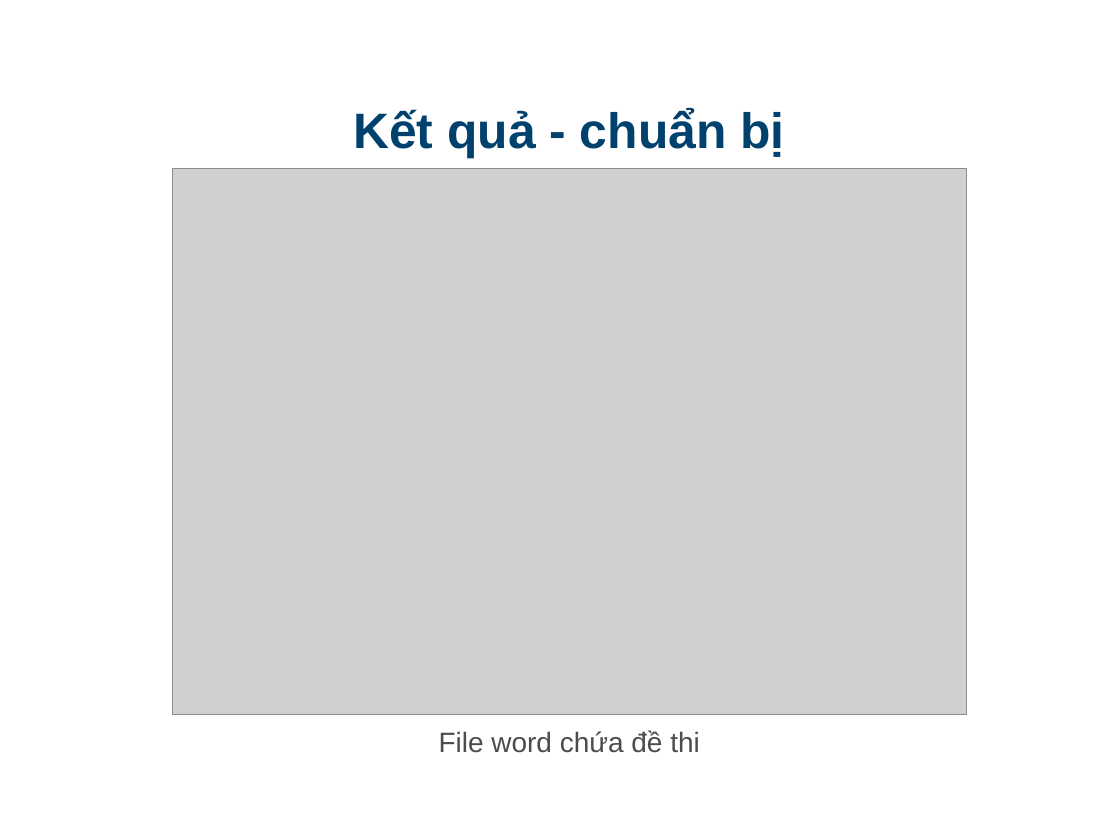
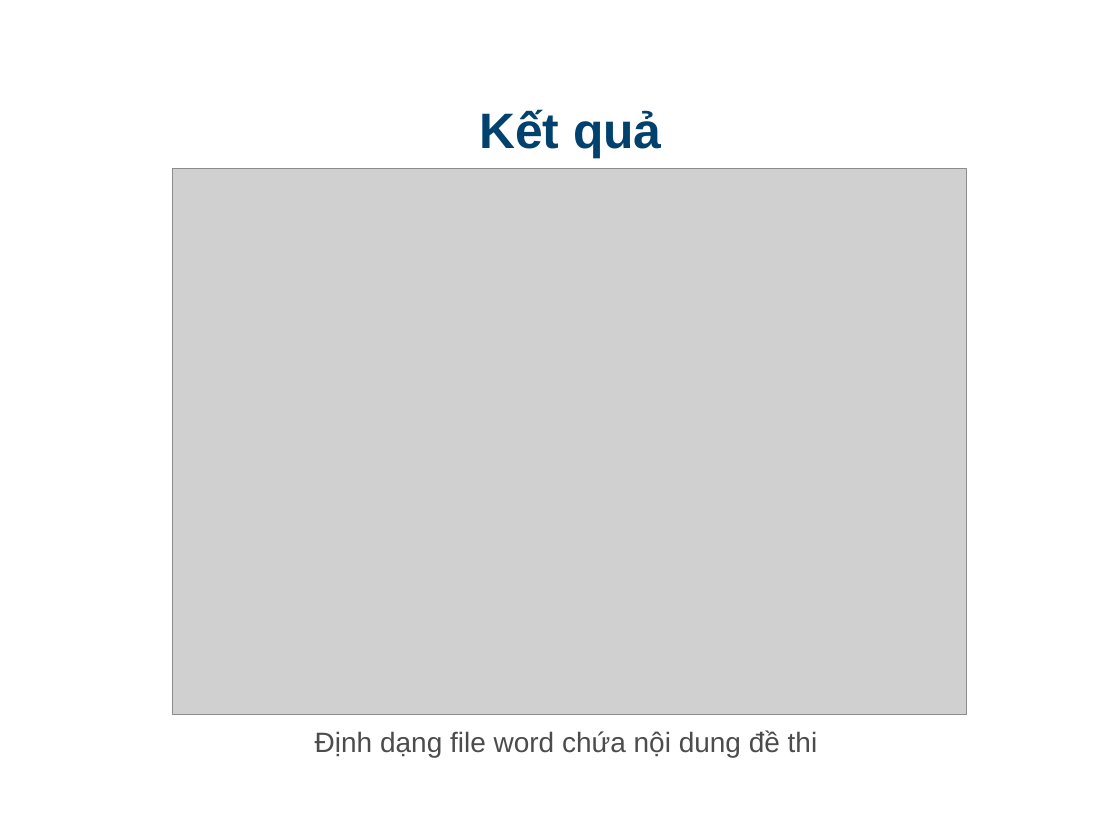
Before and after one commit to truongquangkhai99/DATN-1, a slide deck: slide 14 of src/doc/slide.ppt (slide 23 before the commit). Drawn at 1120x840 pixels with LibreOffice and Linux fonts; fonts in the diff are those of the drawing; grey boxes stand for pictures; background and template pictures are left out. Boxes give left, top, right and bottom in pixels: in the first picture for what was removed or moved away, otherwise in the second. Text is boxed around its words. In the diff, an @@ line names an element or a change of style, - is before the commit and + after.

```diff
--- a/src/doc/slide.ppt
+++ b/src/doc/slide.ppt
@@ text at [479,109,661,158]: text changed @@
-Kết quả - chuẩn bị
+Kết quả
@@ text at [315,730,818,757]: text changed @@
-File word chứa đề thi
+Định dạng file word chứa nội dung đề thi
```
Also in this commit, not shown: 14 other slides changed, 5 slides added, 19 slides removed.
